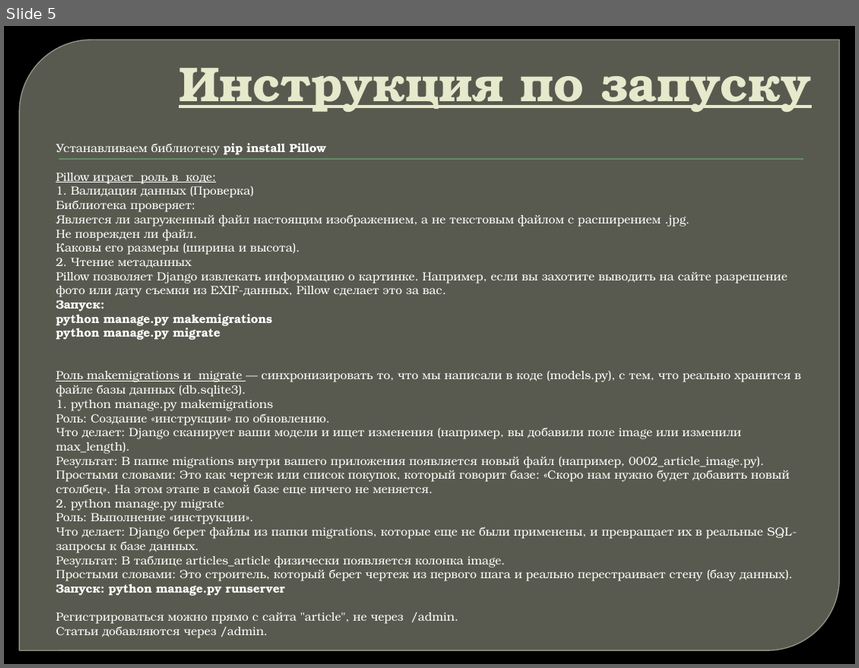
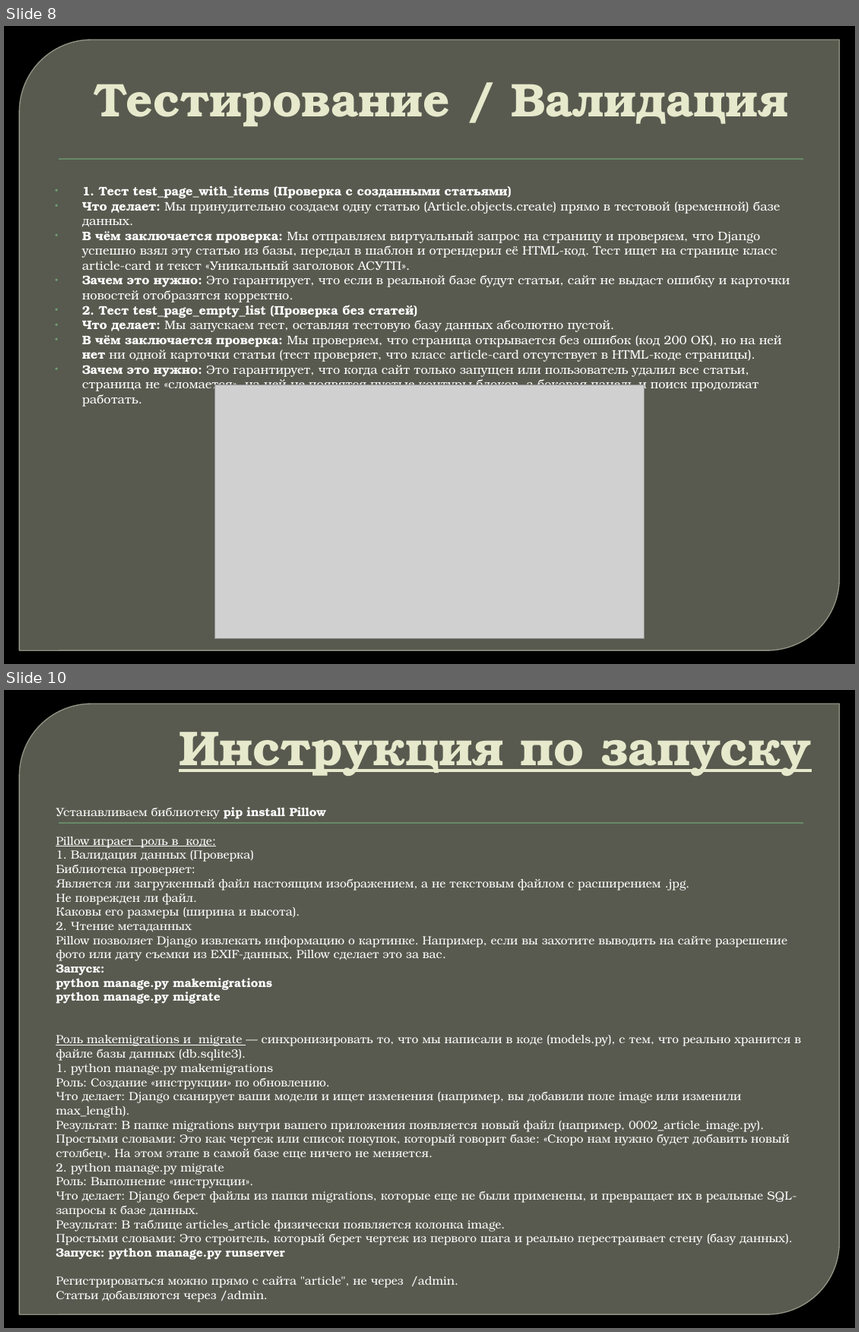
Before and after one commit to serg-12-ctrl/mini-------, a slide deck: Новостной портал.pptx. Shown one above the other, each under a label of ours: slide 5 before the commit, slides 8 and 10 after it; the slides between them are not shown. The pictures are 859x668 and 859x1332 pixels, drawn with LibreOffice and Linux fonts; fonts in the diff are those of the drawing; grey boxes stand for pictures; background and template pictures are left out. Boxes give left, top, right and bottom in pixels: in the first picture for what was removed or moved away, otherwise in the second. Text is boxed around its words. In the diff, an @@ line names an element or a change of style, - is before the commit and + after.

```diff
--- a/Новостной портал.pptx
+++ b/Новостной портал.pptx
@@ slide 8 added at box(4, 26, 855, 664), background picture (left out); not listed: 2 template elements that a slide beside it also shows @@
@@ title added at box(94, 84, 788, 126), 40 pt, text #E7EACB, bold @@
+Тестирование / Валидация
@@ text added at box(82, 186, 790, 407), 10.5 pt, text #FFFFFF @@
+• 1. Тест test_page_with_items (Проверка с созданными статьями)
+• Что делает: Мы принудительно создаем одну статью (Article.objects.create) прямо в тестовой (временной) базе данных.
+• В чём заключается проверка: Мы отправляем виртуальный запрос на страницу и проверяем, что Django успешно взял эту статью из базы, передал в шаблон и отрендерил её HTML-код. Тест ищет на странице класс article-card и текст «Уникальный заголовок АСУТП».
+• Зачем это нужно: Это гарантирует, что если в реальной базе будут статьи, сайт не выдаст ошибку и карточки новостей отобразятся корректно.
+• 2. Тест test_page_empty_list (Проверка без статей)
+• Что делает: Мы запускаем тест, оставляя тестовую базу данных абсолютно пустой.
+• В чём заключается проверка: Мы проверяем, что страница открывается без ошибок (код 200 OK), но на ней нет ни одной карточки статьи (тест проверяет, что класс article-card отсутствует в HTML-коде страницы).
+• Зачем это нужно: Это гарантирует, что когда сайт только запущен или пользователь удалил все статьи, страница не «сломается», на ней не появятся пустые контуры блоков, а боковая панель и поиск продолжат работать.
@@ picture added at box(215, 385, 644, 639) @@
@@ what was slide 5 is now slide 10 @@
```
Also in this commit, not shown: 2 slides changed, 5 other slides added, 1 slide removed, 2 other files.
